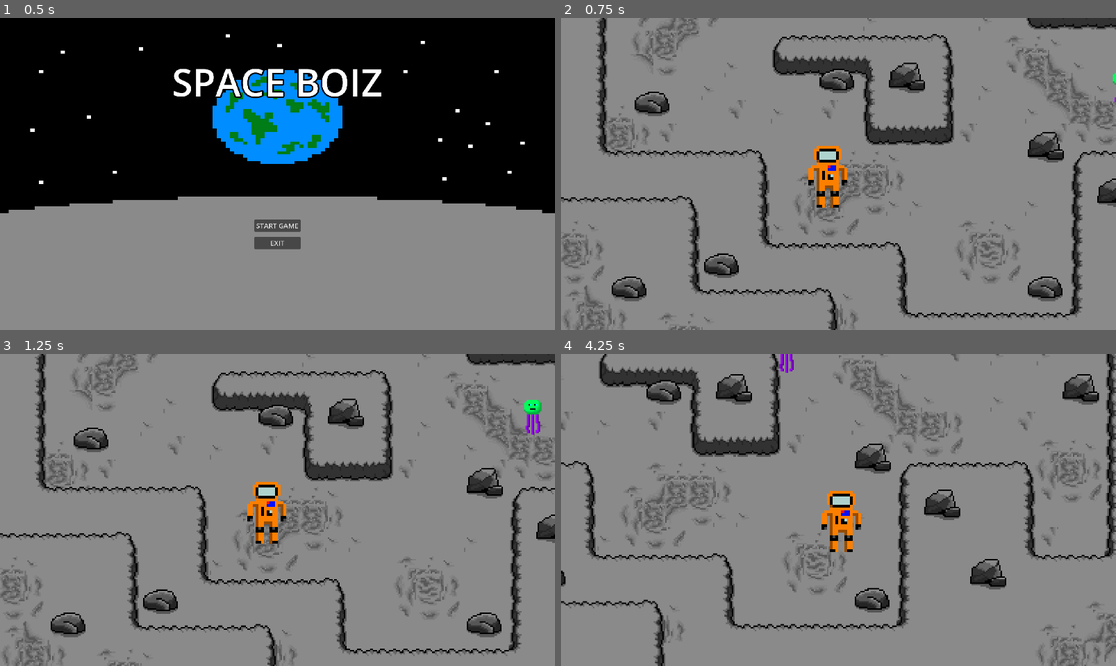
Above: before the commit, frames 1-4 (two rows, left to right).
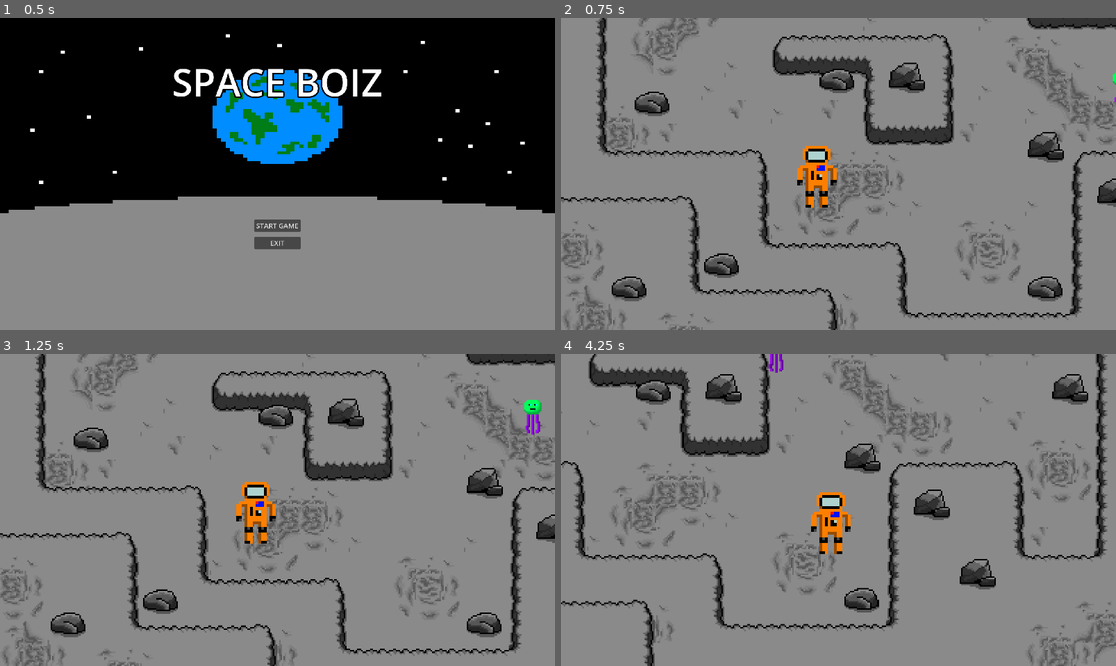
Above: after the commit, the same moments.

Repository: JoelAWinter/Joels-SpaceBoiz-GitHub-Repository
Game: Godot game, scene res://scenes/main menu/main_menu.tscn
Two runs of this game, one before a commit and one after it. Both use one fixed random seed, a clock stepped at 60 frames per second and the inputs below.
Inputs:
- Up to frame 1 (0.5 s): no input
- Up to frame 2 (0.75 s): click "START GAME" at 0.5 s
- Up to frame 3 (1.25 s): no input
- Up to frame 4 (4.25 s): hold Right (ui_right) 1.28-2.03 s; hold Down (ui_down) 2.03-2.78 s; hold Right (ui_right) 2.78-3.53 s; hold Up (ui_up) from 3.53 s (still down)

Frame 1 is identical in both runs. In frame 2, 1.1% of the frame differs, in the area x 42-52%, y 40-61%; in frame 3, 1.1%; in frame 4, 19%, in the area x 0-100%, y 0-100%.

Commit message:
player damage
player takes damage

Diff:
--- a/7DIT-2D-Godot-SpaceBoiz/Joels-SpaceBoiz-Godot-Game/Enemy1.gd
+++ b/7DIT-2D-Godot-SpaceBoiz/Joels-SpaceBoiz-Godot-Game/Enemy1.gd
@@ -13,8 +13,9 @@
 	player = body
 	player_chase = true
 
-
-
 func _on_area_2d_body_exited(body):
 	player = body
 	player_chase = null
+
+func enemy():
+	pass
--- a/7DIT-2D-Godot-SpaceBoiz/Joels-SpaceBoiz-Godot-Game/enemy_1.tscn
+++ b/7DIT-2D-Godot-SpaceBoiz/Joels-SpaceBoiz-Godot-Game/enemy_1.tscn
@@ -8,6 +8,9 @@
 
 [sub_resource type="CircleShape2D" id="CircleShape2D_q5fek"]
 radius = 66.0303
+
+[sub_resource type="CircleShape2D" id="CircleShape2D_avckh"]
+radius = 17.0
 
 [node name="Enemy1" type="CharacterBody2D"]
 script = ExtResource("1_ntqlw")
@@ -25,5 +28,10 @@
 [node name="CollisionShape2D" type="CollisionShape2D" parent="Area2D"]
 shape = SubResource("CircleShape2D_q5fek")
 
+[node name="enemy_hitbox" type="Area2D" parent="."]
+
+[node name="CollisionShape2D" type="CollisionShape2D" parent="enemy_hitbox"]
+shape = SubResource("CircleShape2D_avckh")
+
 [connection signal="body_entered" from="Area2D" to="." method="_on_area_2d_body_entered"]
 [connection signal="body_exited" from="Area2D" to="." method="_on_area_2d_body_exited"]
--- a/7DIT-2D-Godot-SpaceBoiz/Joels-SpaceBoiz-Godot-Game/player.gd
+++ b/7DIT-2D-Godot-SpaceBoiz/Joels-SpaceBoiz-Godot-Game/player.gd
@@ -4,10 +4,18 @@
 const accel = 400
 const friction = 200
 
+var enemy_in_attack_range = false
+var enemy_attack_cooldown = true
+var health = 100
+var player_alive = true
 var input = Vector2.ZERO
 
 func _physics_process(delta):
 	player_movement(delta)
+	enemy_attack()
+	if health <= 0:
+		player_alive = false
+		get_tree().change_scene_to_file("res://scenes/main menu/main_menu.tscn")
 
 func get_input():
 	input.x = int(Input.is_action_pressed("ui_right")) - int(Input.is_action_pressed("ui_left"))
@@ -27,3 +35,26 @@
 		velocity = velocity.limit_length(max_speed)
 
 	move_and_slide()
+
+
+func player():
+	pass
+
+func _on_player_hitbox_body_entered(body):
+	if body.has_method("enemy"):
+		enemy_in_attack_range = true
+
+
+func _on_player_hitbox_body_exited(body):
+	if body.has_method("enemy"):
+		enemy_in_attack_range = false
+
+func enemy_attack():
+	if enemy_in_attack_range and enemy_attack_cooldown == true:
+		health = health - 10
+		enemy_attack_cooldown = false
+		$attack_cooldown.start()
+		print(health)
+
+func _on_attack_cooldown_timeout():
+	enemy_attack_cooldown = true
--- a/7DIT-2D-Godot-SpaceBoiz/Joels-SpaceBoiz-Godot-Game/player.tscn
+++ b/7DIT-2D-Godot-SpaceBoiz/Joels-SpaceBoiz-Godot-Game/player.tscn
@@ -6,14 +6,29 @@
 [sub_resource type="RectangleShape2D" id="RectangleShape2D_0wj4x"]
 size = Vector2(17, 17)
 
+[sub_resource type="CircleShape2D" id="CircleShape2D_v8cps"]
+radius = 26.0
+
 [node name="player" type="CharacterBody2D"]
 script = ExtResource("1_6mhgv")
 
 [node name="Sprite2D" type="Sprite2D" parent="."]
-position = Vector2(7.5, -15)
+position = Vector2(-1.43051e-06, -15)
 scale = Vector2(1.9375, 1.9375)
 texture = ExtResource("2_5u32q")
 
 [node name="CollisionShape2D" type="CollisionShape2D" parent="."]
-position = Vector2(7.5, 0.5)
 shape = SubResource("RectangleShape2D_0wj4x")
+
+[node name="player_hitbox" type="Area2D" parent="."]
+
+[node name="CollisionShape2D" type="CollisionShape2D" parent="player_hitbox"]
+position = Vector2(0, -12)
+shape = SubResource("CircleShape2D_v8cps")
+
+[node name="attack_cooldown" type="Timer" parent="."]
+wait_time = 0.5
+
+[connection signal="body_entered" from="player_hitbox" to="." method="_on_player_hitbox_body_entered"]
+[connection signal="body_exited" from="player_hitbox" to="." method="_on_player_hitbox_body_exited"]
+[connection signal="timeout" from="attack_cooldown" to="." method="_on_attack_cooldown_timeout"]
Not shown: 1 places in 7DIT-2D-Godot-SpaceBoiz/Joels-SpaceBoiz-Godot-Game/enemy_1.tscn that only renumber resources
Not shown: 1 places in 7DIT-2D-Godot-SpaceBoiz/Joels-SpaceBoiz-Godot-Game/player.tscn that only renumber resources
